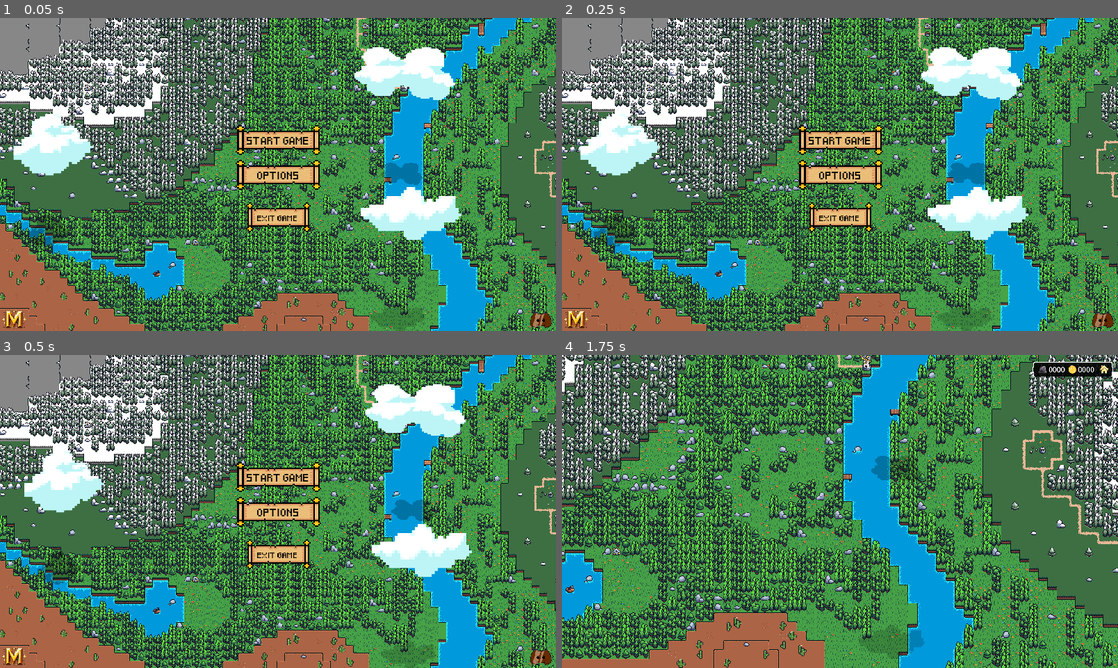
Above: before the commit, frames 1-4 (two rows, left to right).
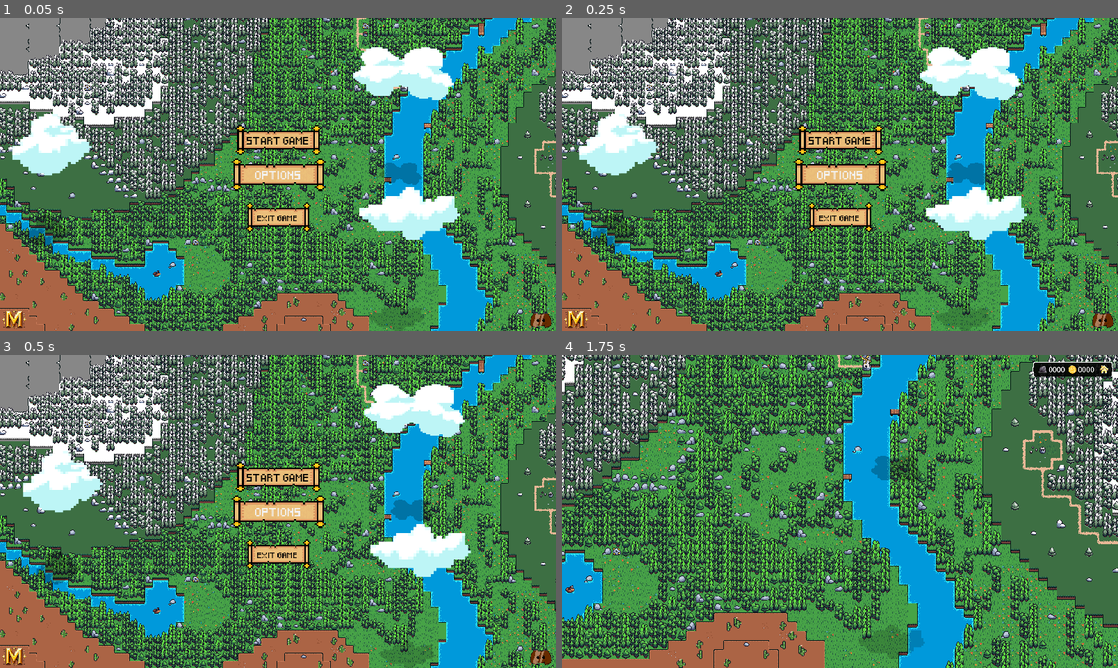
Above: after the commit, the same moments.

Repository: YasinEled/JocMineralRushProjecte
Game: Godot game, scene res://ESCENAS/GAME/intro.tscn
Same seed, same stepped clock (60 frames per second), same inputs: the game is played once before the commit and once after it. Before the commit the project starts from res://ESCENAS/OPTIONS/GLOBAL/menu.tscn. Video files are missing from this copy of the repository; at most half a second of black plays in their place.
Inputs (mouse positions are in pixels of both pictures, inside the frame that each line leads up to):
- Up to frame 1 (0.05 s): no input
- Up to frame 2 (0.25 s): no input
- Up to frame 3 (0.5 s): no input
- Up to frame 4 (1.75 s): click "START GAME" at 0.5 s; tap Enter at 1.25 s; move the mouse to (962, 495) at 1.27 s; hold D (move_right) from 1.28 s (still down); click (962, 495) at 1.42 s

The runs differ from the first frame. In frame 1, 1.5% of the frame differs, in the area x 2-83%, y 9-100%; in frame 2, 1.5%; in frame 3, 1.5%, in the area x 4-85%, y 9-100%; in frame 4, nothing differs.

Commit message:
coregido

Diff:
--- /dev/null
+++ b/mineralrush/ESCENAS/GAME/intro.tscn
@@ -0,0 +1,27 @@
+[gd_scene load_steps=5 format=3 uid="uid://cup0ci28pu6yp"]
+
+[ext_resource type="Script" path="res://SCRIPTS/shaders/intro.gd" id="1_mhh8k"]
+[ext_resource type="Material" uid="uid://b0dsn1nh2vwha" path="res://SCRIPTS/shaders/chromaKey.material" id="2_44pqi"]
+[ext_resource type="PackedScene" uid="uid://d1i8r4exxov34" path="res://ESCENAS/GAME/map.tscn" id="2_dk82s"]
+[ext_resource type="VideoStream" path="res://RECURSOS/introPantallaVerde.ogv" id="3_y2e5i"]
+
+[node name="INTRO" type="Control"]
+layout_mode = 3
+anchors_preset = 15
+anchor_right = 1.0
+anchor_bottom = 1.0
+grow_horizontal = 2
+grow_vertical = 2
+script = ExtResource("1_mhh8k")
+
+[node name="Map" parent="." instance=ExtResource("2_dk82s")]
+
+[node name="VideoStreamPlayer" type="VideoStreamPlayer" parent="Map"]
+material = ExtResource("2_44pqi")
+anchors_preset = 15
+anchor_right = 1.0
+anchor_bottom = 1.0
+grow_horizontal = 2
+grow_vertical = 2
+stream = ExtResource("3_y2e5i")
+expand = true
--- a/mineralrush/ESCENAS/OPTIONS/GLOBAL/menu.tscn
+++ b/mineralrush/ESCENAS/OPTIONS/GLOBAL/menu.tscn
@@ -17,8 +17,6 @@
 [ext_resource type="Script" path="res://SCRIPTS/Button/start_game_button.gd" id="11_i3rtm"]
 [ext_resource type="Script" path="res://SCRIPTS/Button/option_button.gd" id="12_e3i1q"]
 [ext_resource type="Script" path="res://SCRIPTS/Button/exit_button.gd" id="13_3lwty"]
-[ext_resource type="Material" uid="uid://b0dsn1nh2vwha" path="res://SCRIPTS/shaders/chromaKey.material" id="17_hm8uj"]
-[ext_resource type="VideoStream" path="res://RECURSOS/introPantallaVerde.ogv" id="18_n7jfg"]
 
 [node name="MENU" type="Control"]
 layout_mode = 3
@@ -180,17 +178,6 @@
 [node name="MENU-OPTIONS" parent="CanvasLayer" instance=ExtResource("7_o77sj")]
 visible = false
 
-[node name="VideoStreamPlayer" type="VideoStreamPlayer" parent="CanvasLayer"]
-material = ExtResource("17_hm8uj")
-anchors_preset = 15
-anchor_right = 1.0
-anchor_bottom = 1.0
-grow_horizontal = 2
-grow_vertical = 2
-stream = ExtResource("18_n7jfg")
-autoplay = true
-expand = true
-
 [connection signal="mouse_entered" from="CanvasLayer/canvasButton/StartGameButton" to="CanvasLayer/canvasButton/StartGameButton" method="_on_mouse_entered"]
 [connection signal="mouse_exited" from="CanvasLayer/canvasButton/StartGameButton" to="CanvasLayer/canvasButton/StartGameButton" method="_on_mouse_exited"]
 [connection signal="pressed" from="CanvasLayer/canvasButton/StartGameButton" to="." method="_on_start_game_button_pressed"]
--- a/mineralrush/SCRIPTS/GAME/canvasGeneral.gd
+++ b/mineralrush/SCRIPTS/GAME/canvasGeneral.gd
@@ -1,17 +1,14 @@
 extends CanvasLayer
 
-@onready var video_stream_player: VideoStreamPlayer = $VideoStreamPlayer
-@onready var audio_stream_player_2d: AudioStreamPlayer2D = $"../AudioStreamPlayer2D"
 
+
+var empezo = false
 # Called when the node enters the scene tree for the first time.
 func _ready() -> void:
-	# Conecta la señal 'finished' al método '_on_video_finished'
-	video_stream_player.finished.connect(_on_video_finished)
+	pass
 
-# Método llamado cuando el video termina
-func _on_video_finished() -> void:
-	video_stream_player.visible = false
-	audio_stream_player_2d.play()
+
+
 
 # Called every frame. 'delta' is the elapsed time since the previous frame.
 func _process(delta: float) -> void:
--- a/mineralrush/SCRIPTS/OPTIONS/pause_menu.gd
+++ b/mineralrush/SCRIPTS/OPTIONS/pause_menu.gd
@@ -16,9 +16,10 @@
 
 
 func _input(event: InputEvent) -> void:
-	if Input.is_action_just_pressed("pause"):
-		paused = !paused  # Alternar el estado de pausa
-		pause_menu.visible = paused  # Mostrar u ocultar el menú
+	if (menu_options.visible == false):
+		if Input.is_action_just_pressed("pause"):
+			paused = !paused  # Alternar el estado de pausa
+			pause_menu.visible = paused  # Mostrar u ocultar el menú
 
 
 # Called every frame. 'delta' is the elapsed time since the previous frame.
@@ -28,7 +29,7 @@
 
 func _on_resume_pressed() -> void:
 	pause_menu.visible = false
-
+	paused = !paused
 
 func _on_quit_pressed() -> void:
 	get_tree().change_scene_to_file("res://ESCENAS/OPTIONS/GLOBAL/menu.tscn")
--- /dev/null
+++ b/mineralrush/SCRIPTS/shaders/intro.gd
@@ -0,0 +1,18 @@
+extends Control
+
+
+@onready var video_stream_player: VideoStreamPlayer = $Map/VideoStreamPlayer
+
+# Called when the node enters the scene tree for the first time.
+func _ready() -> void:
+	video_stream_player.play()
+# Conecta la señal 'finished' al método '_on_video_finished'
+	video_stream_player.finished.connect(_on_video_finished)
+
+
+func _on_video_finished() -> void:
+	get_tree().change_scene_to_file("res://ESCENAS/OPTIONS/GLOBAL/menu.tscn")
+
+# Called every frame. 'delta' is the elapsed time since the previous frame.
+func _process(delta: float) -> void:
+	pass
--- a/mineralrush/project.godot
+++ b/mineralrush/project.godot
@@ -11,7 +11,7 @@
 [application]
 
 config/name="MineralRush"
-run/main_scene="res://ESCENAS/OPTIONS/GLOBAL/menu.tscn"
+run/main_scene="res://ESCENAS/GAME/intro.tscn"
 config/features=PackedStringArray("4.3", "Forward Plus")
 config/icon="res://RECURSOS/menu/logo.png"
 
Not shown: 1 places in mineralrush/ESCENAS/GAME/game.tscn that only renumber resources
Not shown: 1 places in mineralrush/ESCENAS/OPTIONS/GLOBAL/menu.tscn that only renumber resources
Not shown: 1 places in mineralrush/ESCENAS/OPTIONS/GLOBAL/pause_menu.tscn that only renumber resources
